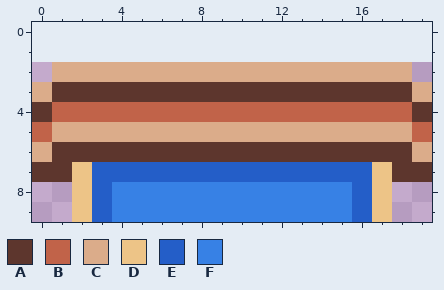
A pixel-art sprite gets an edit: tiles/river/bridge_h.png. The picture above is the old version.
The file is 80x32 pixels, drawn in blocks of 4x4; one block is one cell here. The old version is drawn lined up with the new one, on the new canvas.
Palette (. is transparent): A #5d362d  B #c16349  C #dbac8a  D #edc487  E #245ec8  F #3781e5
Pixels before, first column x 0:
 2 .CCCCCCCCCCCCCCCCCC.
 3 CAAAAAAAAAAAAAAAAAAC
 4 ABBBBBBBBBBBBBBBBBBA
 5 BCCCCCCCCCCCCCCCCCCB
 6 CAAAAAAAAAAAAAAAAAAC
 7 AADEEEEEEEEEEEEEEDAA
 8 ..DEFFFFFFFFFFFFED..
 9 ..DEFFFFFFFFFFFFED..
The same view after the edit:
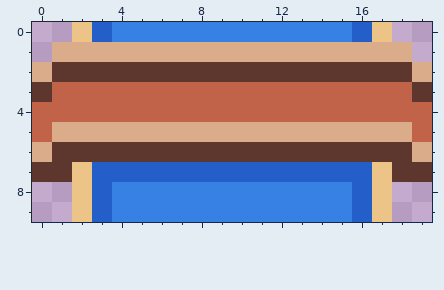
Edits made:
canvas 20x8 -> 20x10, the old top-left corner now at 0,2
y 0: x 2..17 ................ -> DEFFFFFFFFFFFFED
y 1: x 1..18 .................. -> CCCCCCCCCCCCCCCCCC
y 2: x 0..19 .CCCCCCCCCCCCCCCCCC. -> CAAAAAAAAAAAAAAAAAAC
y 3: x 0..19 CAAAAAAAAAAAAAAAAAAC -> ABBBBBBBBBBBBBBBBBBA
y 4: x 0 A -> B; x 19 A -> B
Changed places in both pictures, as pixel boxes (x1, y1, x2, y2):
changed: (32, 22, 432, 122)
